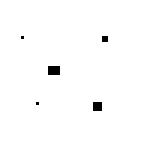
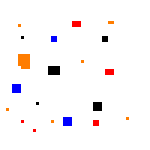
The second (150, 150) image is a revision of the first. Changes to its layers:
painted on "Layer" over [6, 21, 129, 132]
